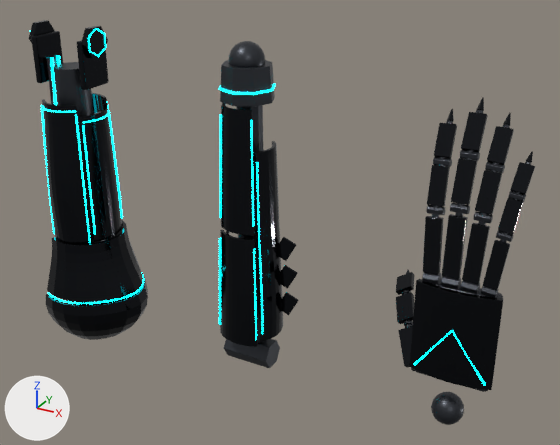
Renders of the glTF model project-chrome/assets/models/arm-neon.glb from each side of a commit.
Both versions are drawn from a 50 mm lens placed at (1.894, -1.968, 1.483), pointed at (0.757, 0.1, 0.449). Arrows for +X, +Y and +Z are at lower left; the lights stay in place. The older version comes first. Where no turn or scale is listed for an object, it has been applied to the vertices.

Before the edit, the objects in view are built like this:
```python
ob_forearm = bpy.data.objects.new('Forearm', me_forearm)
ob_forearm.location = (0.7, 0.0, 0.0)
ob_hand = bpy.data.objects.new('Hand', me_hand)
ob_hand.location = (1.4, 0.0, 0.0)
ob_index1 = bpy.data.objects.new('Index1', me_index1)
ob_index1.location = (1.315, 0.0, 0.43)
ob_index2 = bpy.data.objects.new('Index2', me_index2)
ob_index2.location = (1.301, 0.028, 0.63)
ob_middle1 = bpy.data.objects.new('Middle1', me_middle1)
ob_middle1.location = (1.372, 0.0, 0.43)
ob_middle2 = bpy.data.objects.new('Middle2', me_middle2)
ob_middle2.location = (1.368, 0.031, 0.648)
ob_ring1 = bpy.data.objects.new('Ring1', me_ring1)
ob_ring1.location = (1.428, 0.0, 0.43)
ob_ring2 = bpy.data.objects.new('Ring2', me_ring2)
ob_ring2.location = (1.435, 0.029, 0.635)
ob_upperarm = bpy.data.objects.new('UpperArm', me_upperarm)
ob_upperarm.location = (0.0, 0.0, 0.0)
# also in view: 'Pinky2' at (1.505, 0.043, 0.642); 'Pinky3' at (1.515, 0.095, 0.748); 'Index3' at (1.289, 0.116, 0.817); 'Ring3' at (1.441, 0.118, 0.826); 'Thumb2' at (1.188, 0.169, 0.209)
```
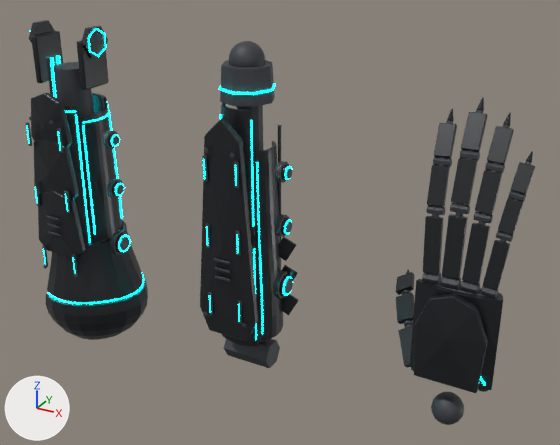
Pixel boxes [x1, y1, x2, y2] of what changed, in the pictures (560 x 445 px):
'UpperArm', surface changed (lighter)
    both: [29, 20, 148, 339]
'Forearm', surface changed
    both: [219, 41, 299, 355]
'NEON forearm central armor', added (black)
    after: [200, 117, 258, 341]
'Hand', surface changed
    both: [409, 279, 503, 425]
'NEON backhand armor', added (black)
    after: [414, 294, 488, 393]
'NEON shoulder layered plate 0', added (black)
    after: [38, 191, 86, 258]
'NEON fore recessed mechanisms', added
    after: [202, 125, 293, 327]
'NEON shoulder layered plate 1', added (black)
    after: [34, 140, 79, 200]
'NEON shoulder layered plate 2', added (black)
    after: [31, 92, 72, 148]
'NEON upper recessed mechanisms', added
    after: [26, 97, 130, 278]
'Middle1', surface changed
    both: [441, 212, 468, 290]
'Ring1', surface changed
    both: [461, 221, 490, 294]
'Index1', surface changed
    both: [422, 214, 444, 285]
'Middle2', surface changed (lighter)
    both: [450, 158, 477, 214]
'Middle3', surface changed (black to dark grey)
    both: [460, 97, 488, 161]
'Ring2', surface changed (lighter)
    both: [473, 170, 502, 223]
'Pinky1', surface changed
    both: [481, 239, 510, 298]
'Ring3', surface changed (black to dark grey)
    both: [485, 113, 514, 173]
'Index2', surface changed (lighter)
    both: [427, 164, 450, 215]
'Index3', surface changed (black to dark grey)
    both: [433, 109, 457, 167]
'Pinky2', surface changed
    both: [496, 198, 523, 242]
'Pinky3', surface changed (lighter)
    both: [508, 152, 535, 202]
'Thumb2', surface changed (lighter)
    both: [396, 292, 414, 326]
'Thumb1', surface changed (lighter)
    both: [398, 324, 414, 371]
'Thumb3', surface changed (lighter)
    both: [396, 270, 414, 295]

What the commit changed:
In material 'shell' (mat_shell), metallic goes from 1.0 to 0.4.
In material 'shell' (mat_shell), roughness goes from 0.07 to 0.36.
In material 'joint' (mat_joint), metallic goes from 0.85 to 0.18.
In material 'joint' (mat_joint), roughness goes from 0.38 to 0.55.
Mesh me_neon_upper_recessed_mechanisms is new.
It has 4064 vertices, 8008 faces and spans x -0.092..0.172, y -0.172..0.052, z 0.18..0.8.
Faces by material slot: [756, 3820, 3432].
It uses material mat_shell (black #27292d).
It uses material mat_joint (dark grey #3f4248).
It uses material mat_emission (cyan #00f3ff, glowing cyan #00f3ff).
Mesh me_neon_shoulder_layered_plate_2 is new.
It has 169 vertices, 334 faces and spans x -0.085..0.085, y -0.155..-0.117, z 0.65..0.844.
It uses material mat_shell (black #27292d).
Mesh me_neon_shoulder_layered_plate_1 is new.
It has 169 vertices, 334 faces and spans x -0.095..0.095, y -0.161..-0.123, z 0.47..0.694.
It uses material mat_shell (black #27292d).
Mesh me_neon_shoulder_layered_plate_0 is new.
It has 169 vertices, 334 faces and spans x -0.104..0.104, y -0.167..-0.129, z 0.26..0.504.
It uses material mat_shell (black #27292d).
Mesh me_neon_backhand_armor is new.
It has 137 vertices, 270 faces and spans x -0.106..0.106, y -0.086..-0.048, z 0.13..0.424.
It uses material mat_shell (black #27292d).
Mesh me_neon_forearm_central_armor is new.
It has 153 vertices, 302 faces and spans x -0.105..0.105, y -0.167..-0.129, z 0.13..0.858.
It uses material mat_shell (black #27292d).
Mesh me_neon_fore_recessed_mechanisms is new.
It has 4064 vertices, 8008 faces and spans x -0.092..0.147, y -0.172..0.052, z 0.18..0.8.
Faces by material slot: [756, 3820, 3432].
It uses material mat_shell (black #27292d).
It uses material mat_joint (dark grey #3f4248).
It uses material mat_emission (cyan #00f3ff, glowing cyan #00f3ff).
Object 'NEON upper recessed mechanisms' (ob_neon_upper_recessed_mechanisms) is new; it shows me_neon_upper_recessed_mechanisms.
Its location is (0.0, 0.0, 0.0).
Object 'NEON shoulder layered plate 2' (ob_neon_shoulder_layered_plate_2) is new; it shows me_neon_shoulder_layered_plate_2.
Its location is (0.0, 0.0, 0.0).
Object 'NEON shoulder layered plate 1' (ob_neon_shoulder_layered_plate_1) is new; it shows me_neon_shoulder_layered_plate_1.
Its location is (0.0, 0.0, 0.0).
Object 'NEON shoulder layered plate 0' (ob_neon_shoulder_layered_plate_0) is new; it shows me_neon_shoulder_layered_plate_0.
Its location is (0.0, 0.0, 0.0).
Object 'NEON backhand armor' (ob_neon_backhand_armor) is new; it shows me_neon_backhand_armor.
Its location is (1.4, 0.0, 0.0).
Object 'NEON forearm central armor' (ob_neon_forearm_central_armor) is new; it shows me_neon_forearm_central_armor.
Its location is (0.7, 0.0, 0.0).
Object 'NEON fore recessed mechanisms' (ob_neon_fore_recessed_mechanisms) is new; it shows me_neon_fore_recessed_mechanisms.
Its location is (0.7, 0.0, 0.0).
